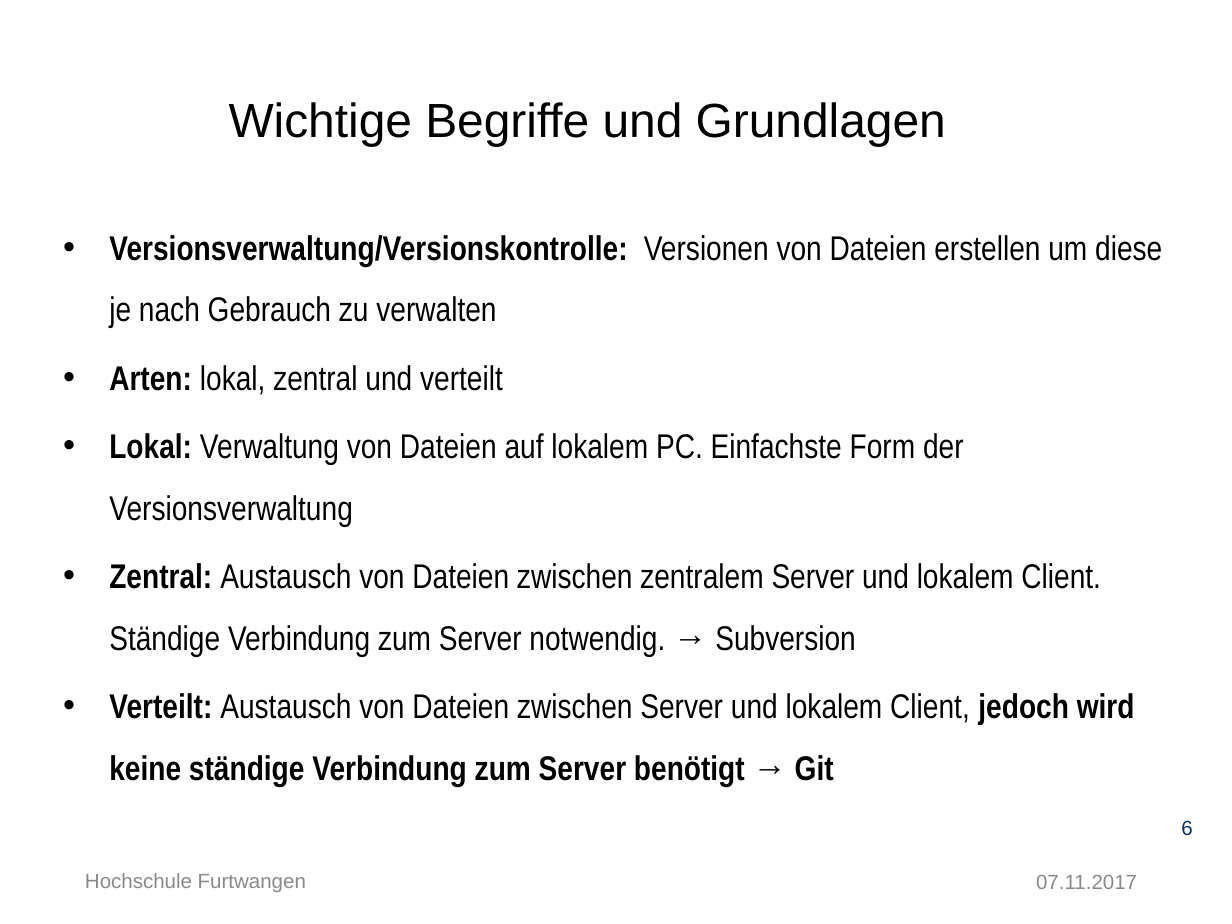
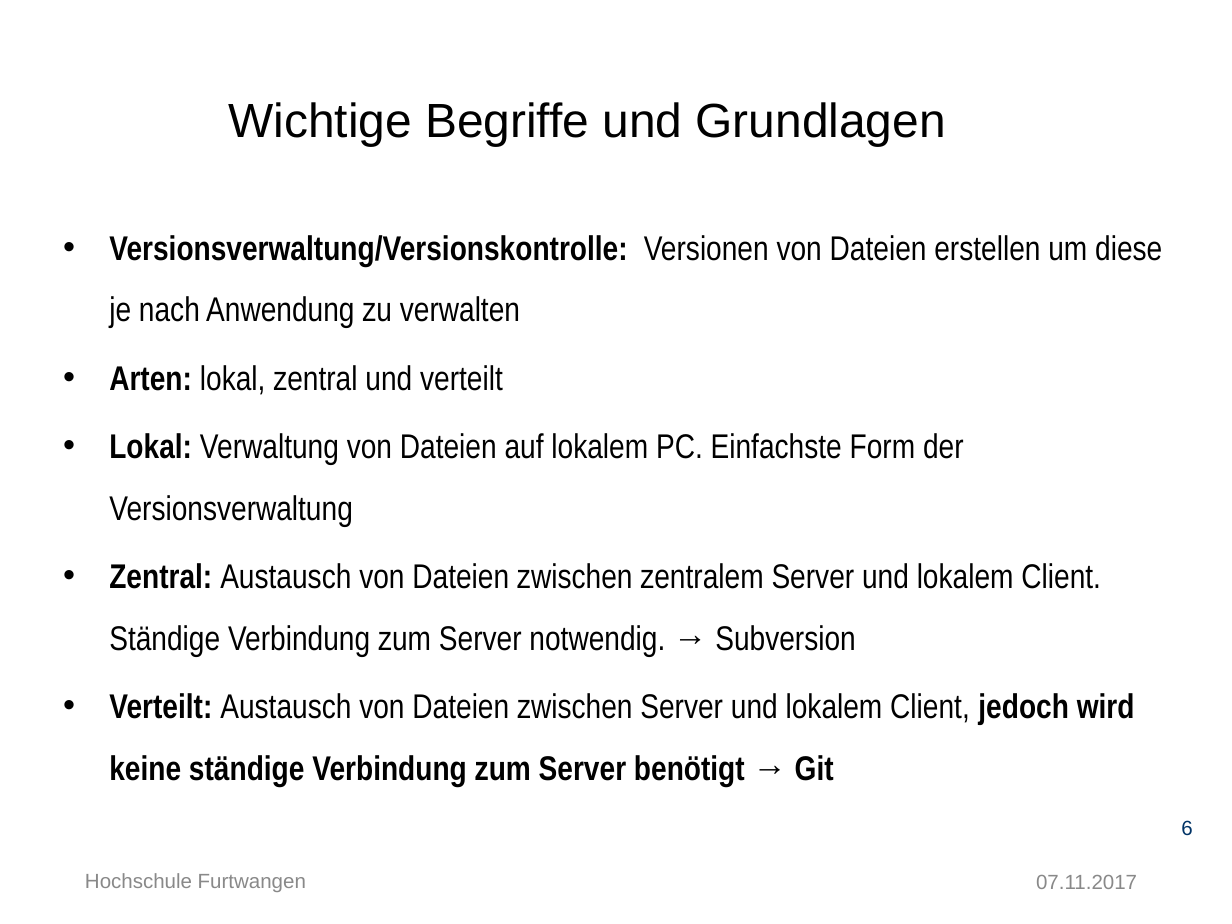
Before and after one commit to Ertugrul-Furtwangen/Erti, a slide deck: slide 6 of Thesis-Präsentation.pptx. Drawn at 1232x924 pixels with LibreOffice and Linux fonts; fonts in the diff are those of the drawing; background and template pictures are left out. Boxes give left, top, right and bottom in pixels: in the first picture for what was removed or moved away, otherwise in the second. Text is boxed around its words. In the diff, an @@ line names an element or a change of style, - is before the commit and + after.

```diff
--- a/Thesis-Präsentation.pptx
+++ b/Thesis-Präsentation.pptx
@@ text at (109,235,1162,328): text changed @@
-• Versionsverwaltung/Versionskontrolle: Versionen von Dateien erstellen um diese je nach Gebrauch zu verwalten
+• Versionsverwaltung/Versionskontrolle: Versionen von Dateien erstellen um diese je nach Anwendung zu verwalten
```
Also in this commit, not shown: 10 other slides changed, 3 slides added.
